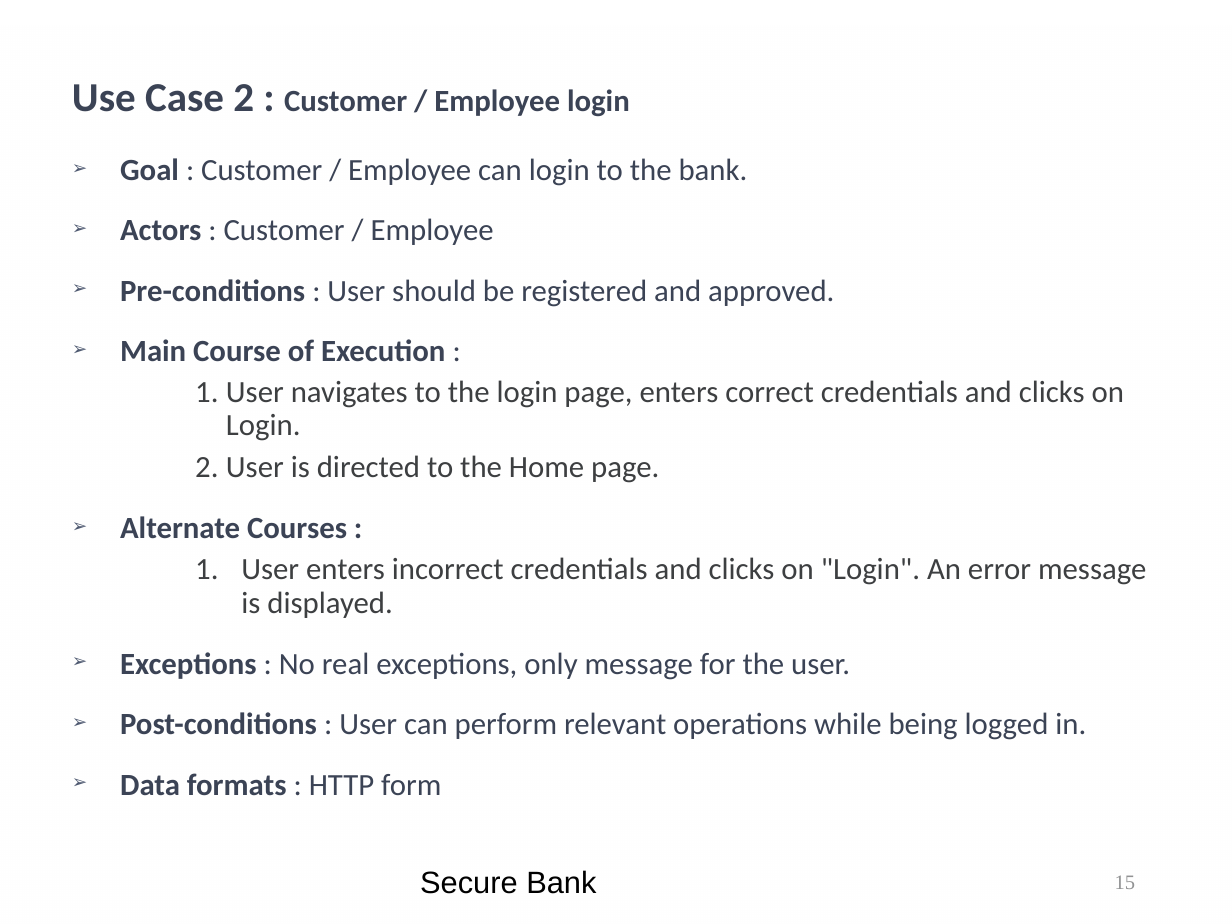
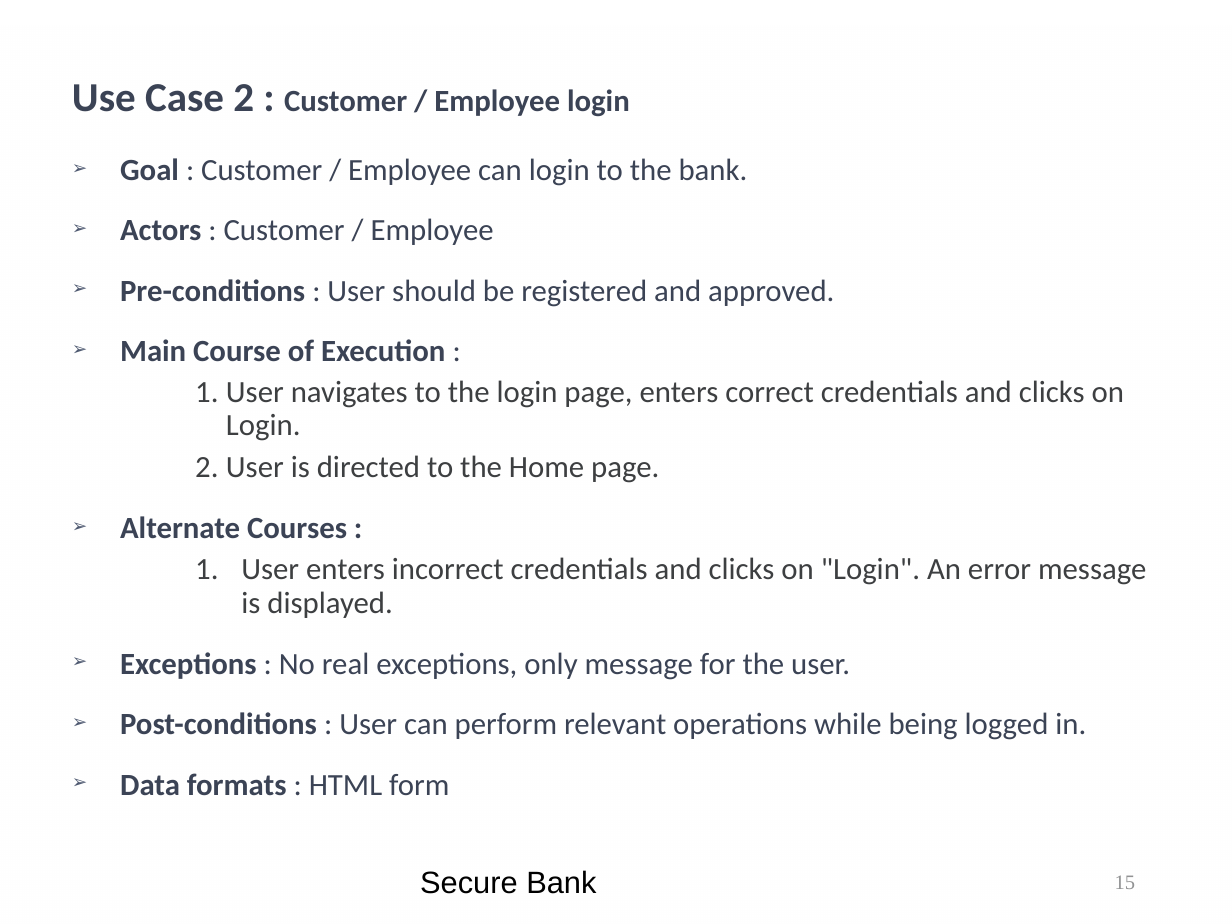
Before and after one commit to kwuerl/secure-coding-team-8, a slide deck: slide 15 of presentations/Phase3.ppt. Drawn at 1232x924 pixels with LibreOffice and Linux fonts; fonts in the diff are those of the drawing; background and template pictures are left out. Boxes give left, top, right and bottom in pixels: in the first picture for what was removed or moved away, otherwise in the second. Text is boxed around its words. In the diff, an @@ line names an element or a change of style, - is before the commit and + after.

```diff
--- a/presentations/Phase3.ppt
+++ b/presentations/Phase3.ppt
@@ text at box(120, 773, 449, 796): text changed @@
-➢ Data formats : HTTP form
+➢ Data formats : HTML form
```
Also in this commit, not shown: 11 other slides changed, 1 slide added.
